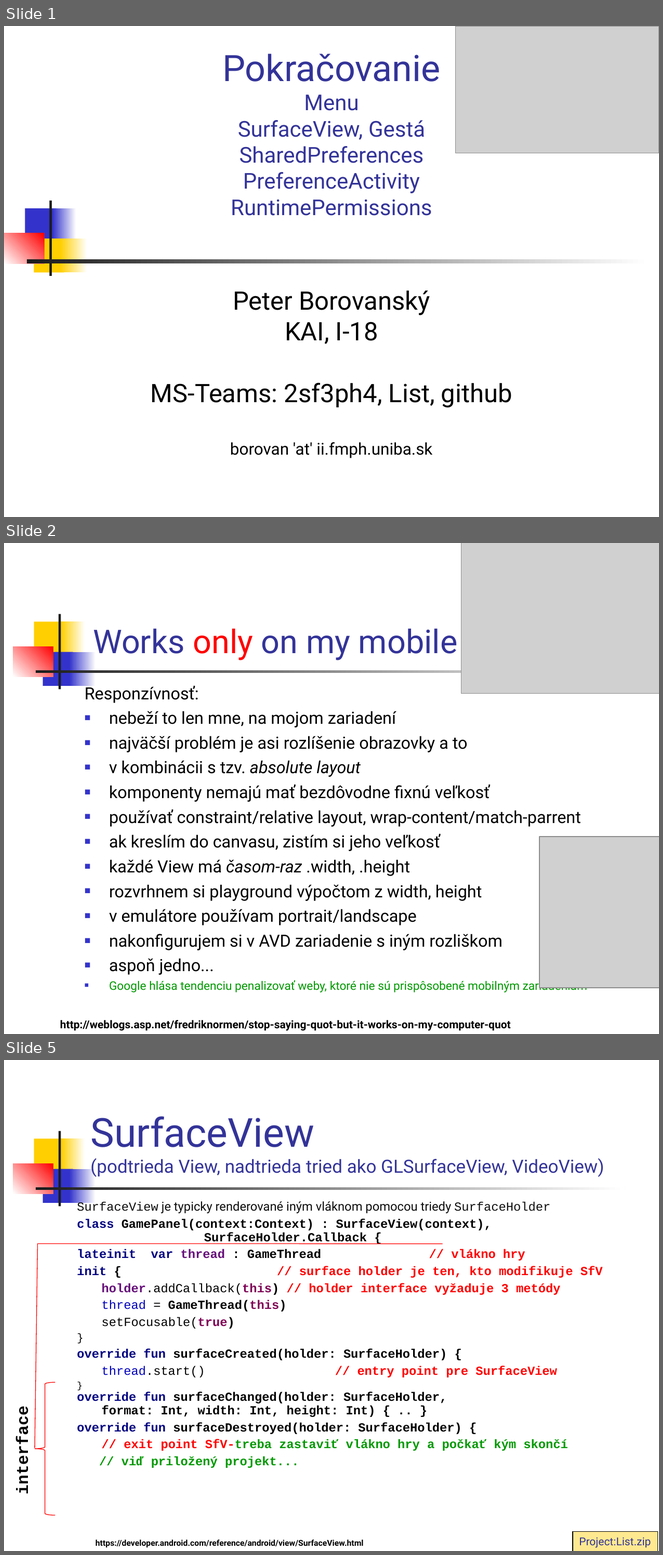
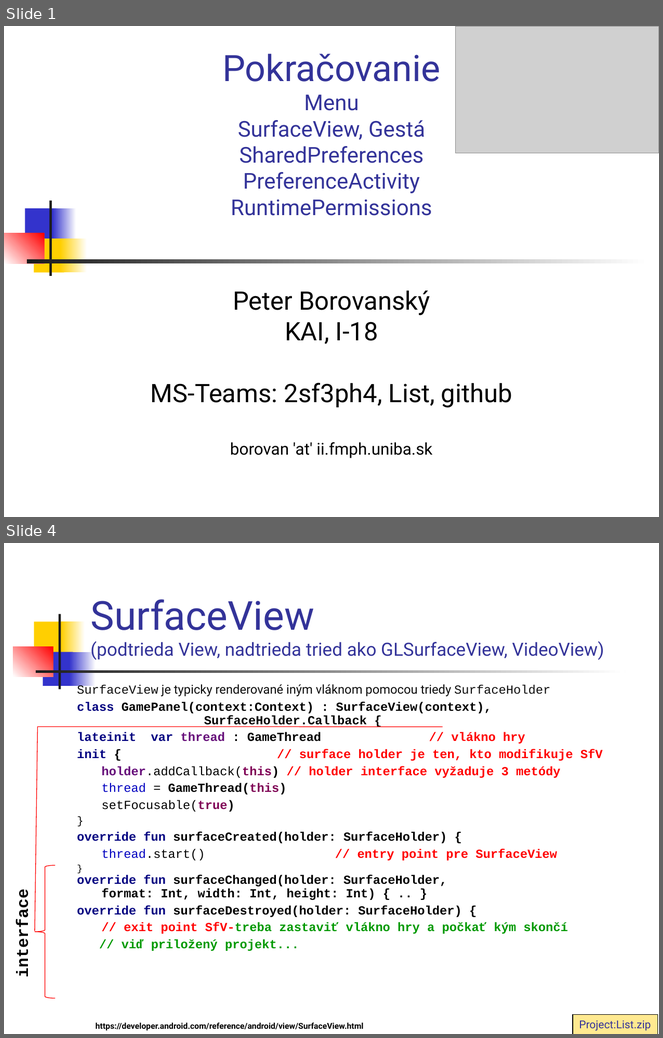
Before and after one commit to vmandro/Prednasky, a slide deck: 05/05_Android.ppt. Shown one above the other, each under a label of ours: slides 1, 2 and 5 before the commit, slides 1 and 4 after it; the slides between them are not shown. The pictures are 663x1555 and 663x1038 pixels, drawn with LibreOffice and Linux fonts; fonts in the diff are those of the drawing; grey boxes stand for pictures. Boxes give left, top, right and bottom in pixels: in the first picture for what was removed or moved away, otherwise in the second. Text is boxed around its words. In the diff, an @@ line names an element or a change of style, - is before the commit and + after.

```diff
--- a/05/05_Android.ppt
+++ b/05/05_Android.ppt
@@ slide 2 removed at [4,543,659,1034], background #FFFFFF; not listed: 7 template elements that a slide beside it also shows @@
@@ picture removed at [461,543,659,694] @@
@@ title removed at [93,628,458,661] @@
-Works only on my mobile
@@ text removed at [85,684,587,993] @@
-Responzívnosť:
-■ nebeží to len mne, na mojom zariadení
-■ najväčší problém je asi rozlíšenie obrazovky a to
-■ v kombinácii s tzv. absolute layout
-■ komponenty nemajú mať bezdôvodne fixnú veľkosť
-■ používať constraint/relative layout, wrap-content/match-parrent
-■ ak kreslím do canvasu, zistím si jeho veľkosť
-■ každé View má časom-raz .width, .height
-■ rozvrhnem si playground výpočtom z width, height
-■ v emulátore používam portrait/landscape
-■ nakonfigurujem si v AVD zariadenie s iným rozliškom
-■ aspoň jedno...
-■ Google hlása tendenciu penalizovať weby, ktoré nie sú prispôsobené mobilným zariadeniam
@@ picture removed at [539,836,659,988] @@
@@ text removed at [60,1020,511,1031] @@
-http://weblogs.asp.net/fredriknormen/stop-saying-quot-but-it-works-on-my-computer-quot
@@ what was slide 5 is now slide 4 @@
```
Also in this commit, not shown: 4 slides changed, 7 other files.
